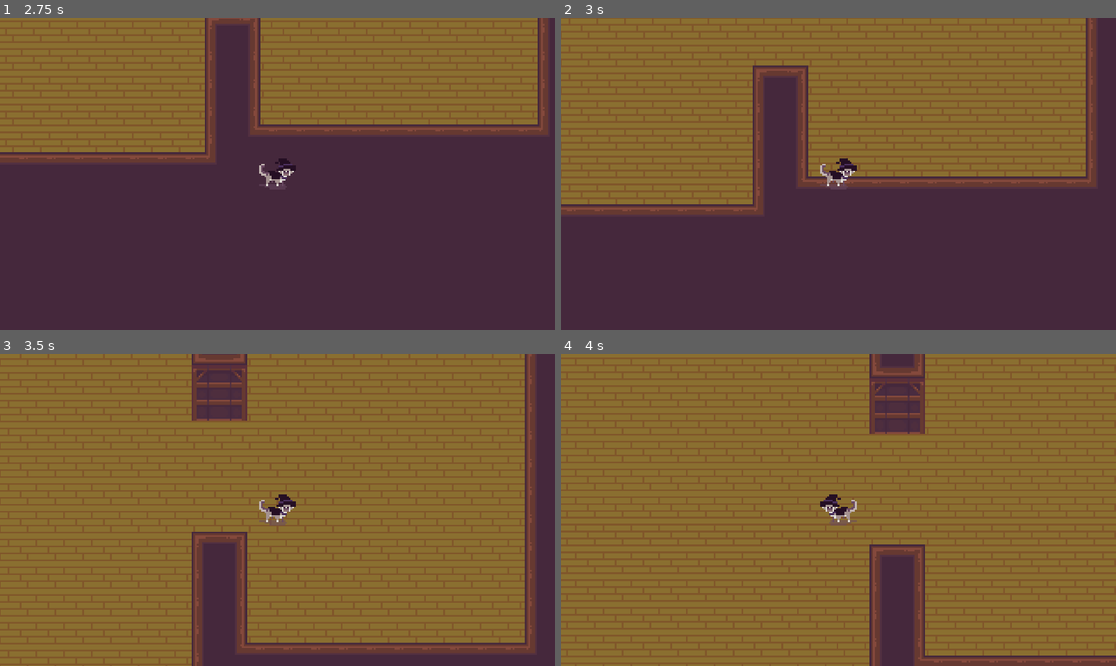
Above: before the commit, frames 1-4 (two rows, left to right).
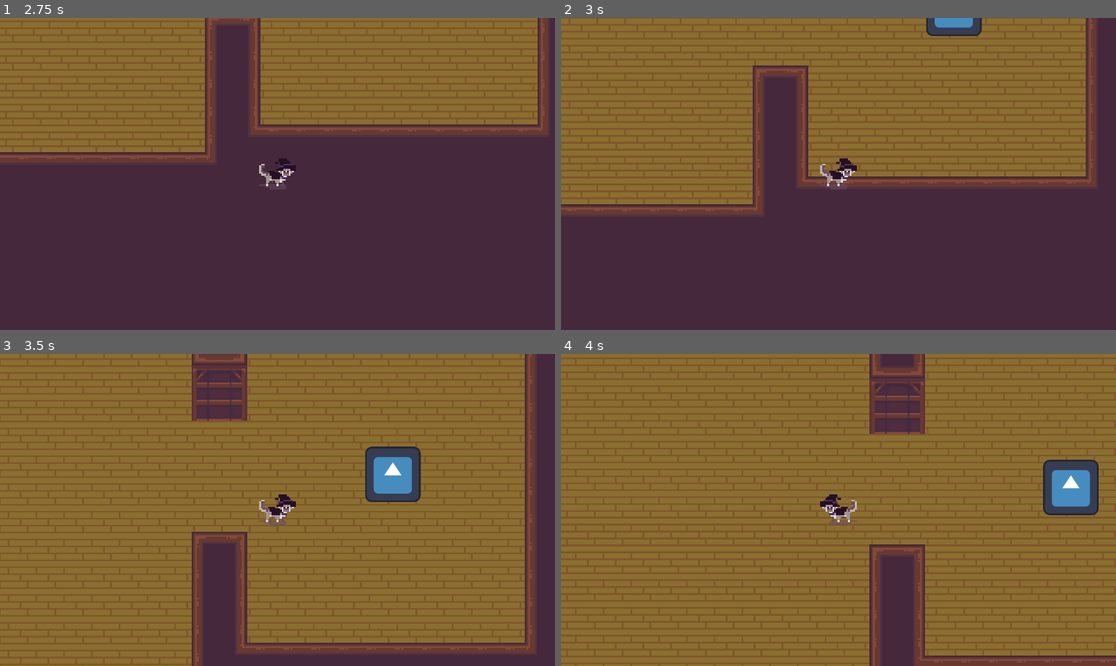
Above: after the commit, the same moments.

Repository: Tarnest/witch-cooking-game
Game: Godot game, scene res://Main/main.tscn
Two runs of this game, one before a commit and one after it. Both use one fixed random seed, a clock stepped at 60 frames per second and the inputs below. The engine's default icon, where the game draws it, is replaced by a stand-in: a white triangle on a blue panel in a dark square.
Inputs:
- Up to frame 1 (2.75 s): tap Enter at 0.5 s; hold D (move_right) 0.53-1.28 s; hold S (move_down) 1.28-2.03 s; hold D (move_right) from 2.03 s (still down)
- Up to frame 2 (3 s): release D (move_right) at 2.78 s; hold W (move_up) from 2.78 s (still down)
- Up to frame 3 (3.5 s): keep holding W (move_up)
- Up to frame 4 (4 s): release W (move_up) at 3.53 s; hold A (move_left) from 3.53 s (still down)

Frame 1 is identical in both runs. In frame 2, 0.6% of the frame differs, in the area x 65-76%, y 0-6%; in frame 3, 1.8%; in frame 4, 1.8%, in the area x 86-97%, y 33-52%.

Commit message:
Added Shelf2

Diff:
--- a/Main/main.tscn
+++ b/Main/main.tscn
@@ -185,6 +185,49 @@
 size_flags_vertical = 8
 text = "Close"
 
+[node name="Shelf2" type="StaticBody2D" parent="." groups=["Container"]]
+position = Vector2(509, 2)
+collision_layer = 4
+script = ExtResource("4_qnvxi")
+
+[node name="Sprite2D" type="Sprite2D" parent="Shelf2"]
+position = Vector2(87, 205)
+scale = Vector2(0.25, 0.25)
+texture = ExtResource("4_4t0g0")
+metadata/_edit_lock_ = true
+
+[node name="CollisionShape2D" type="CollisionShape2D" parent="Shelf2"]
+position = Vector2(87, 205)
+shape = SubResource("RectangleShape2D_16x8a")
+metadata/_edit_lock_ = true
+
+[node name="CanvasLayer" type="CanvasLayer" parent="Shelf2" node_paths=PackedStringArray("object")]
+script = ExtResource("6_hq43h")
+object = NodePath("../../Shelf/CanvasLayer/Shelf")
+
+[node name="Shelf" type="PanelContainer" parent="Shelf2/CanvasLayer"]
+visible = false
+offset_left = 1096.0
+offset_top = 25.0
+offset_right = 1889.0
+offset_bottom = 1053.0
+
+[node name="VBoxContainer" type="VBoxContainer" parent="Shelf2/CanvasLayer/Shelf"]
+layout_mode = 2
+
+[node name="HBoxContainer" type="HBoxContainer" parent="Shelf2/CanvasLayer/Shelf/VBoxContainer"]
+layout_mode = 2
+
+[node name="Eyeball" type="TextureButton" parent="Shelf2/CanvasLayer/Shelf/VBoxContainer/HBoxContainer"]
+layout_mode = 2
+texture_normal = ExtResource("6_a08v1")
+texture_hover = ExtResource("7_3cn6j")
+
+[node name="Close" type="Button" parent="Shelf2/CanvasLayer/Shelf/VBoxContainer"]
+layout_mode = 2
+size_flags_vertical = 8
+text = "Close"
+
 [node name="Player" parent="." instance=ExtResource("3_dwiu7")]
 position = Vector2(307, 220)
 collision_mask = 6
@@ -196,3 +239,6 @@
 [connection signal="open_menu" from="Shelf" to="Shelf/CanvasLayer" method="_on_open"]
 [connection signal="pressed" from="Shelf/CanvasLayer/Shelf/VBoxContainer/Close" to="Shelf" method="_on_close_pressed"]
 [connection signal="pressed" from="Shelf/CanvasLayer/Shelf/VBoxContainer/Close" to="Shelf/CanvasLayer" method="_on_close_pressed"]
+[connection signal="open_menu" from="Shelf2" to="Shelf2/CanvasLayer" method="_on_open"]
+[connection signal="pressed" from="Shelf2/CanvasLayer/Shelf/VBoxContainer/Close" to="Shelf2" method="_on_close_pressed"]
+[connection signal="pressed" from="Shelf2/CanvasLayer/Shelf/VBoxContainer/Close" to="Shelf2/CanvasLayer" method="_on_close_pressed"]
